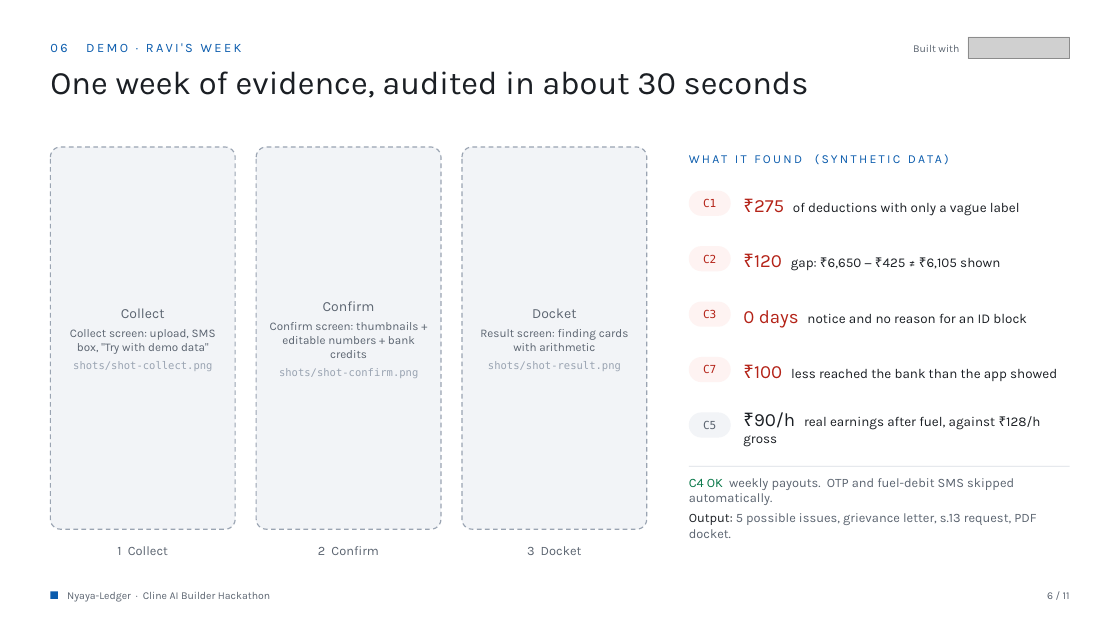
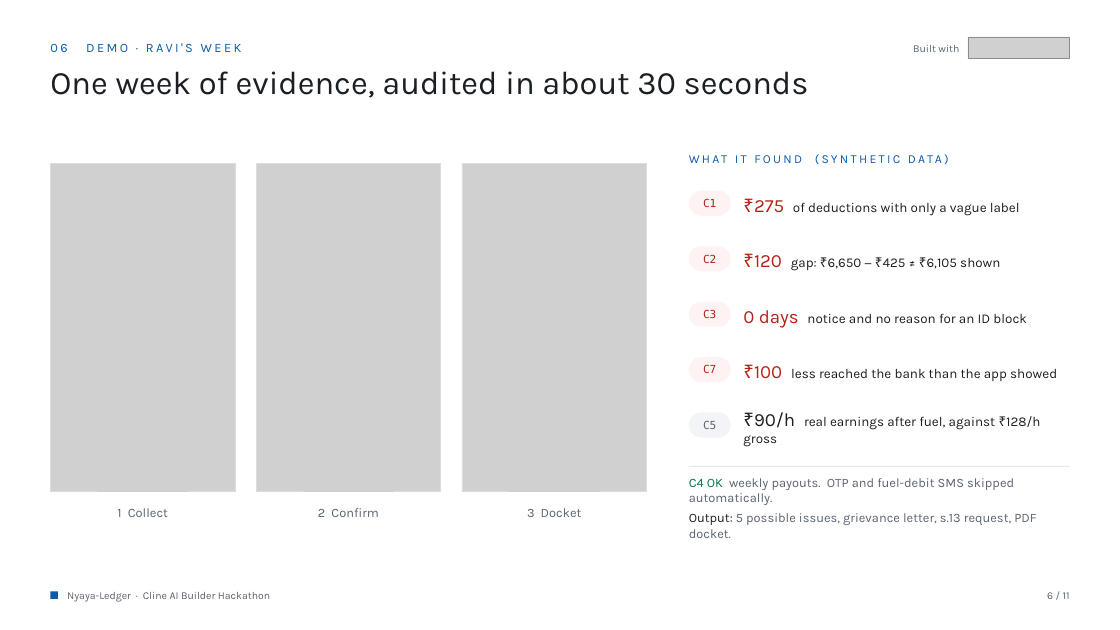
Before and after one commit to devanshjangid2005/nyaya-ledger, a slide deck: slide 6 of docs/Nyaya-Ledger.pptx. Drawn at 1120x630 pixels with LibreOffice and Linux fonts; fonts in the diff are those of the drawing; grey boxes stand for pictures. Boxes give left, top, right and bottom in pixels: in the first picture for what was removed or moved away, otherwise in the second. Text is boxed around its words. In the diff, an @@ line names an element or a change of style, - is before the commit and + after.

Commit message:
deck: real phone screenshots on slides 1 and 6 (landing, collect, confirm, docket)

```diff
--- a/docs/Nyaya-Ledger.pptx
+++ b/docs/Nyaya-Ledger.pptx
@@ rounded rectangle removed at (50, 147, 235, 529) @@
-Collect
-Collect screen: upload, SMS box, "Try with demo data"
-shots/shot-collect.png
@@ rounded rectangle removed at (256, 147, 441, 529) @@
-Confirm
-Confirm screen: thumbnails + editable numbers + bank credits
-shots/shot-confirm.png
@@ rounded rectangle removed at (462, 147, 647, 529) @@
-Docket
-Result screen: finding cards with arithmetic
-shots/shot-result.png
@@ picture added at (50, 164, 235, 492) @@
@@ rectangle added at (50, 164, 235, 492), outline #D9DEE4 0.75 pt @@
@@ picture added at (256, 164, 441, 492) @@
@@ rectangle added at (256, 164, 441, 492), outline #D9DEE4 0.75 pt @@
@@ picture added at (462, 164, 647, 492) @@
@@ rectangle added at (462, 164, 647, 492), outline #D9DEE4 0.75 pt @@
@@ 3 texts: place and size @@
-3 texts at (117, 546, 582, 555)
+3 texts at (117, 508, 582, 517)
```
Also in this commit, not shown: 1 other slide changed, 8 other files.
